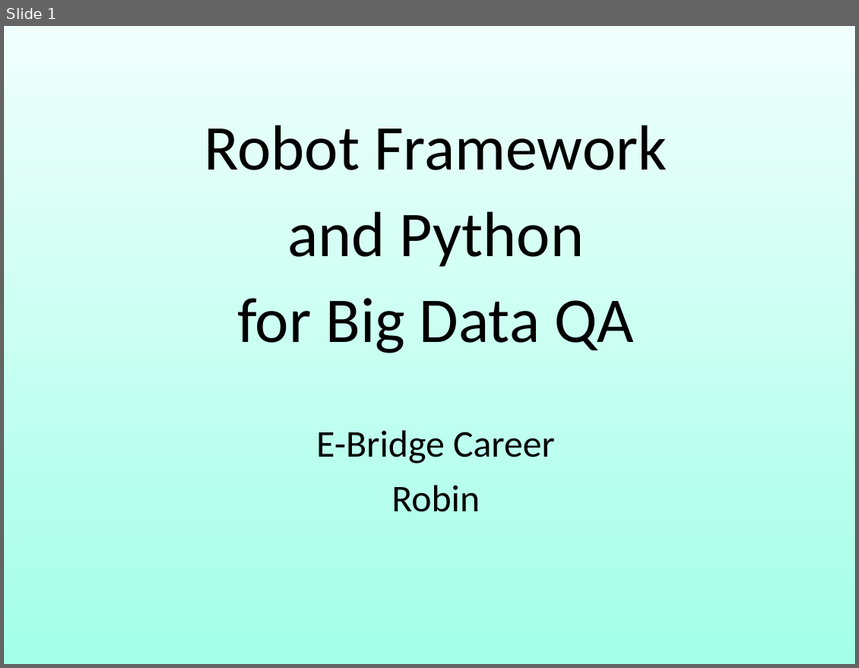
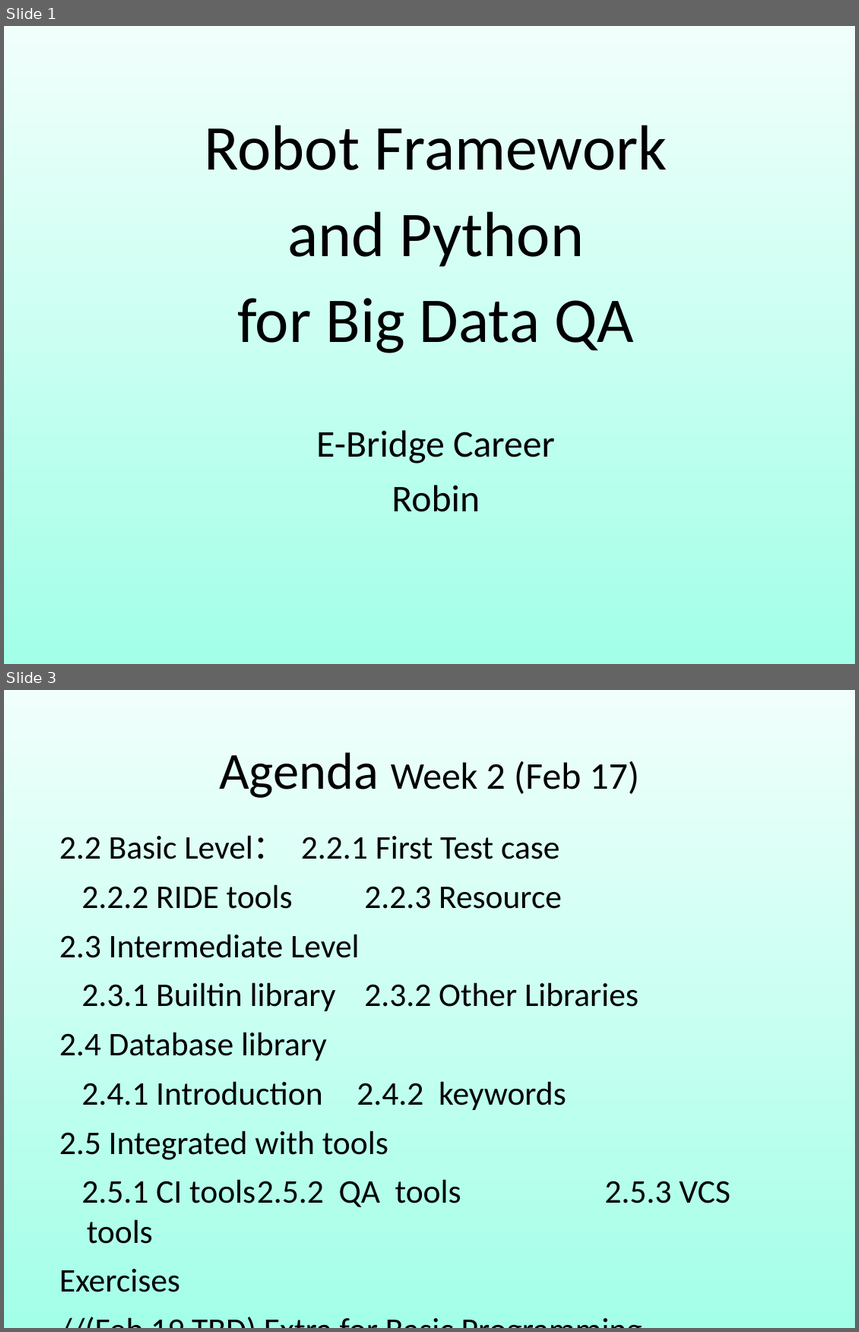
Before and after one commit to robin3795/Data, a slide deck: 2018_1.ppt. Shown one above the other, each under a label of ours: slide 1 before the commit, slides 1 and 3 after it; the slides between them are not shown. The pictures are 859x668 and 859x1332 pixels, drawn with LibreOffice and Linux fonts; fonts in the diff are those of the drawing. Boxes give left, top, right and bottom in pixels: in the first picture for what was removed or moved away, otherwise in the second. Text is boxed around its words. In the diff, an @@ line names an element or a change of style, - is before the commit and + after.

```diff
--- a/2018_1.ppt
+++ b/2018_1.ppt
@@ slide 3 added at [4, 690, 855, 1328], background gradient #F0FFFB to #A3FFE8 @@
@@ free added at [47, 716, 813, 822], 32 pt, text #000000 @@
+Agenda Week 2 (Feb 17)
@@ free added at [47, 822, 813, 1240], 28 pt, text #000000 @@
+2.2 Basic Level： 2.2.1 First Test case
+2.2.2 RIDE tools 2.2.3 Resource
+2.3 Intermediate Level
+2.3.1 Builtin library 2.3.2 Other Libraries
+2.4 Database library
+2.4.1 Introduction 2.4.2 keywords
+2.5 Integrated with tools
+2.5.1 CI tools 2.5.2 QA tools 2.5.3 VCS tools
+Exercises
+//(Feb 19 TBD) Extra for Basic Programming
```
Also in this commit, not shown: 13 slides changed, 18 other slides added, 3 slides removed, 1 other file.
